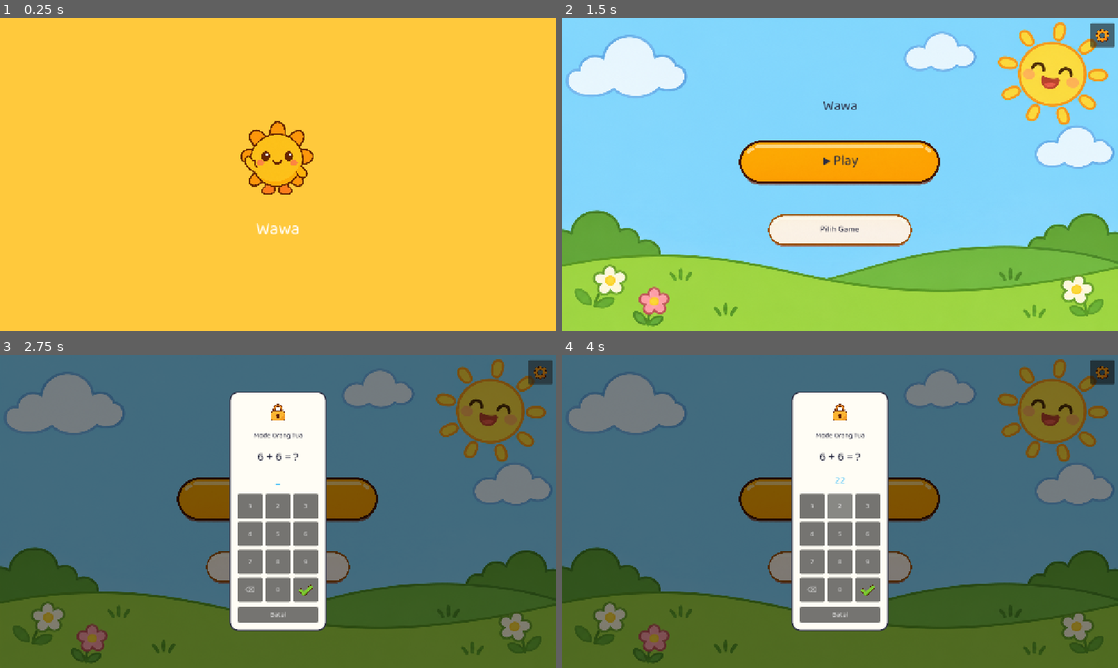
Above: before the commit, frames 1-4 (two rows, left to right).
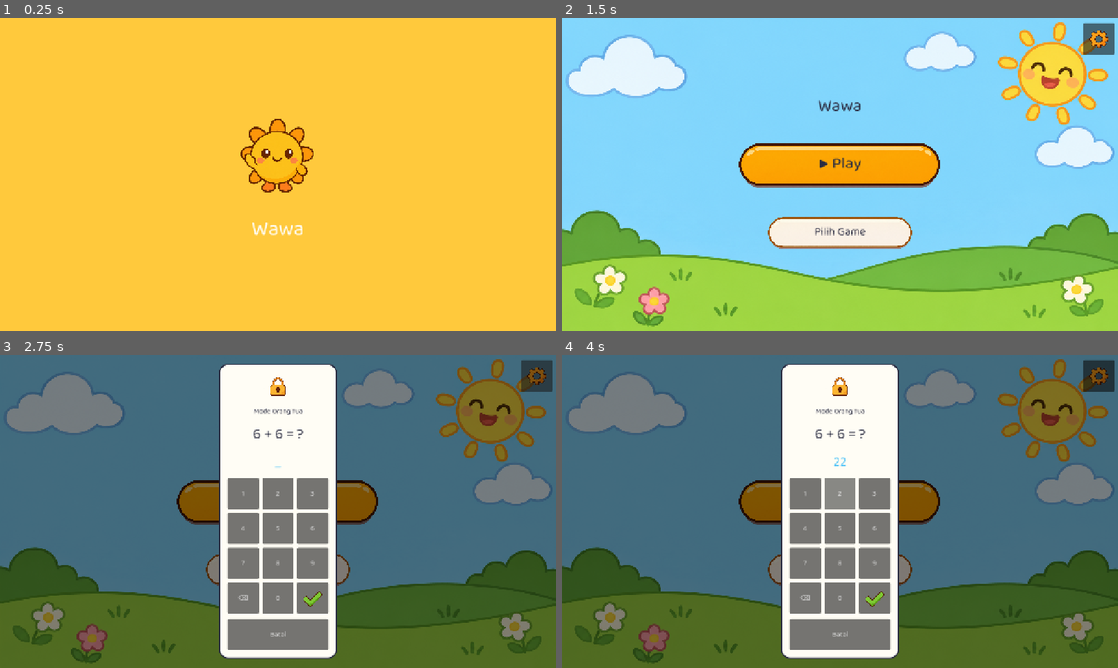
Above: after the commit, the same moments.

Repository: ptnusavisionmedia/game-balita
Game: Godot game, scene res://scenes/Splash.tscn
Two runs of this game, one before a commit and one after it. Both use one fixed random seed, a clock stepped at 60 frames per second and the inputs below.
Inputs (mouse positions are in pixels of both pictures, inside the frame that each line leads up to; where the layout moved, square brackets give the same spot in the first picture):
- Up to frame 1 (0.25 s): no input
- Up to frame 2 (1.5 s): tap Enter at 0.5 s
- Up to frame 3 (2.75 s): click (539, 376) [539, 373] at 2 s
- Up to frame 4 (4 s): click "▶ Play" at 2.75 s; click "▶ Play" at 3.5 s

The runs differ from the first frame. In frame 1, 1.1% of the frame differs, in the area x 43-57%, y 32-70%; in frame 2, 3.4%; in frame 3, 13%; in frame 4, 13%, in the area x 31-100%, y 1-98%.

Commit message:
feat: besarkan semua teks & tombol — balita tidak seharusnya baca teks kecil
- project.godot: theme/default_font_size=22 (baseline baru semua
  Label/Button yang sebelumnya diam-diam ~16px).
- Judul mini-game/Home/Splash/Settings/ParentGuide dinaikkan 28→34,
  32→40, 40→48. Label acuan warna/nama hewan 22-24→28.
- Tombol ikon darurat/gear 56x56→72x72 (+ hitung ulang offset anchor),
  tombol aksi teks (dengar suara/lihat jawaban/toggle suara/dll)
  56-64px→72px tinggi, keypad ParentalGateDialog 56x56→72x72, swatch
  warna mewarnai 56x56→64x64.
- parent_guide.gd: lebar wrap teks + font wrapped label + panel scroll
  dibesarkan biar muat teks yang lebih besar.

Semua ukuran tetap relatif ke base desain 1280x720 (stretch mode
canvas_items sudah ada sejak awal) — jadi tetap scale proporsional di
device apa pun, bukan ukuran tetap yang pecah di layar lain.

Co-Authored-By: Claude Sonnet 5 <noreply@anthropic.com>

Diff:
--- a/core/scripts/big_round_button.gd
+++ b/core/scripts/big_round_button.gd
@@ -11,7 +11,7 @@
 func _ready() -> void:
 	custom_minimum_size = Vector2(120, 120)
 	add_theme_color_override("font_color", Color.WHITE)
-	add_theme_font_size_override("font_size", 28)
+	add_theme_font_size_override("font_size", 34)
 
 	var style := StyleBoxFlat.new()
 	style.bg_color = accent_color
--- a/core/scripts/parental_gate_dialog.gd
+++ b/core/scripts/parental_gate_dialog.gd
@@ -65,7 +65,7 @@
 	if FileAccess.file_exists(lock_icon_path):
 		var lock_icon := TextureRect.new()
 		lock_icon.texture = load(lock_icon_path)
-		lock_icon.custom_minimum_size = Vector2(56, 56)
+		lock_icon.custom_minimum_size = Vector2(64, 64)
 		lock_icon.size_flags_horizontal = Control.SIZE_SHRINK_CENTER
 		# expand_mode = IGNORE_SIZE WAJIB — tanpa ini TextureRect melapor
 		# "minimum size"-nya = ukuran asli file (bisa 1024x1024), bukan
@@ -84,13 +84,13 @@
 
 	_question_label = Label.new()
 	_question_label.horizontal_alignment = HORIZONTAL_ALIGNMENT_CENTER
-	_question_label.add_theme_font_size_override("font_size", 28)
+	_question_label.add_theme_font_size_override("font_size", 34)
 	_question_label.add_theme_color_override("font_color", AppColors.INK)
 	vbox.add_child(_question_label)
 
 	_answer_label = Label.new()
 	_answer_label.horizontal_alignment = HORIZONTAL_ALIGNMENT_CENTER
-	_answer_label.add_theme_font_size_override("font_size", 24)
+	_answer_label.add_theme_font_size_override("font_size", 30)
 	_answer_label.add_theme_color_override("font_color", AppColors.ACCENT_ANGKA)
 	_answer_label.custom_minimum_size = Vector2(0, 36)
 	vbox.add_child(_answer_label)
@@ -109,6 +109,7 @@
 
 	var cancel_button := Button.new()
 	cancel_button.text = "Batal"
+	cancel_button.custom_minimum_size = Vector2(0, 72)
 	cancel_button.pressed.connect(func(): cancelled.emit())
 	vbox.add_child(cancel_button)
 
@@ -129,7 +130,7 @@
 func _make_digit_button(d: int) -> Button:
 	var button := Button.new()
 	button.text = str(d)
-	button.custom_minimum_size = Vector2(56, 56)
+	button.custom_minimum_size = Vector2(72, 72)
 	button.pressed.connect(_on_digit_pressed.bind(d))
 	return button
 
@@ -137,7 +138,7 @@
 func _make_backspace_button() -> Button:
 	var button := Button.new()
 	button.text = "⌫"
-	button.custom_minimum_size = Vector2(56, 56)
+	button.custom_minimum_size = Vector2(72, 72)
 	button.pressed.connect(_on_backspace_pressed)
 	return button
 
@@ -150,7 +151,7 @@
 		button.expand_icon = true
 	else:
 		button.text = "✓"
-	button.custom_minimum_size = Vector2(56, 56)
+	button.custom_minimum_size = Vector2(72, 72)
 	button.pressed.connect(_on_confirm_pressed)
 	return button
 
--- a/features/feature_angka/angka.gd
+++ b/features/feature_angka/angka.gd
@@ -40,7 +40,7 @@
 
 	var title := Label.new()
 	title.text = "Berhitung"
-	title.add_theme_font_size_override("font_size", 28)
+	title.add_theme_font_size_override("font_size", 34)
 	title.horizontal_alignment = HORIZONTAL_ALIGNMENT_CENTER
 	vbox.add_child(title)
 
@@ -50,7 +50,7 @@
 
 	var speak_button := Button.new()
 	speak_button.text = "🔊 Sebutkan"
-	speak_button.custom_minimum_size = Vector2(0, 56)
+	speak_button.custom_minimum_size = Vector2(0, 72)
 	speak_button.pressed.connect(_play_current_target_vo)
 	vbox.add_child(speak_button)
 
@@ -69,13 +69,13 @@
 func _add_home_button() -> void:
 	var home_button := Button.new()
 	_apply_home_icon(home_button)
-	home_button.custom_minimum_size = Vector2(56, 56)
+	home_button.custom_minimum_size = Vector2(72, 72)
 	home_button.anchor_left = 0.0
 	home_button.anchor_right = 0.0
 	home_button.offset_left = 8.0
-	home_button.offset_right = 64.0
+	home_button.offset_right = 80.0
 	home_button.offset_top = 12.0
-	home_button.offset_bottom = 68.0
+	home_button.offset_bottom = 84.0
 	home_button.pressed.connect(func(): GameFlow.go_home())
 	add_child(home_button)
 
--- a/features/feature_hewan/hewan.gd
+++ b/features/feature_hewan/hewan.gd
@@ -64,13 +64,13 @@
 func _add_home_button() -> void:
 	var home_button := Button.new()
 	_apply_home_icon(home_button)
-	home_button.custom_minimum_size = Vector2(56, 56)
+	home_button.custom_minimum_size = Vector2(72, 72)
 	home_button.anchor_left = 0.0
 	home_button.anchor_right = 0.0
 	home_button.offset_left = 8.0
-	home_button.offset_right = 64.0
+	home_button.offset_right = 80.0
 	home_button.offset_top = 12.0
-	home_button.offset_bottom = 68.0
+	home_button.offset_bottom = 84.0
 	home_button.pressed.connect(func(): GameFlow.go_home())
 	add_child(home_button)
 
@@ -107,13 +107,13 @@
 
 	var title := Label.new()
 	title.text = "Suara Siapa Ini?"
-	title.add_theme_font_size_override("font_size", 28)
+	title.add_theme_font_size_override("font_size", 34)
 	title.horizontal_alignment = HORIZONTAL_ALIGNMENT_CENTER
 	vbox.add_child(title)
 
 	var play_sound_button := Button.new()
 	play_sound_button.text = "🔊 Dengar Suaranya"
-	play_sound_button.custom_minimum_size = Vector2(0, 64)
+	play_sound_button.custom_minimum_size = Vector2(0, 72)
 	play_sound_button.pressed.connect(_play_current_target_sound)
 	vbox.add_child(play_sound_button)
 
@@ -215,7 +215,7 @@
 
 	var title := Label.new()
 	title.text = "Tebak Suara Hewan"
-	title.add_theme_font_size_override("font_size", 28)
+	title.add_theme_font_size_override("font_size", 34)
 	title.horizontal_alignment = HORIZONTAL_ALIGNMENT_CENTER
 	vbox.add_child(title)
 
@@ -241,7 +241,7 @@
 	vbox.add_child(_reveal_image)
 
 	_reveal_name = Label.new()
-	_reveal_name.add_theme_font_size_override("font_size", 24)
+	_reveal_name.add_theme_font_size_override("font_size", 28)
 	_reveal_name.horizontal_alignment = HORIZONTAL_ALIGNMENT_CENTER
 	vbox.add_child(_reveal_name)
 
@@ -252,7 +252,7 @@
 
 	var play_sound_button := Button.new()
 	play_sound_button.text = "🔊 Dengar Suaranya"
-	play_sound_button.custom_minimum_size = Vector2(0, 64)
+	play_sound_button.custom_minimum_size = Vector2(0, 72)
 	play_sound_button.pressed.connect(func():
 		var animal: Dictionary = _animals[_guided_order[_guided_index]]
 		SfxService.play(_load_sfx(animal.get("sfx", "")))
@@ -266,13 +266,13 @@
 		reveal_button.text = "Lihat Jawaban"
 	else:
 		reveal_button.text = "🔍 Lihat Jawaban"
-	reveal_button.custom_minimum_size = Vector2(0, 64)
+	reveal_button.custom_minimum_size = Vector2(0, 72)
 	reveal_button.pressed.connect(_on_reveal_pressed)
 	button_row.add_child(reveal_button)
 
 	var next_button := Button.new()
 	next_button.text = "Hewan Lain →"
-	next_button.custom_minimum_size = Vector2(0, 64)
+	next_button.custom_minimum_size = Vector2(0, 72)
 	next_button.pressed.connect(_on_next_animal_pressed)
 	vbox.add_child(next_button)
 
--- a/features/feature_mewarnai/mewarnai.gd
+++ b/features/feature_mewarnai/mewarnai.gd
@@ -57,7 +57,7 @@
 
 	var title := Label.new()
 	title.text = "Warnai %s" % picture.get("picture_name", "Gambar")
-	title.add_theme_font_size_override("font_size", 28)
+	title.add_theme_font_size_override("font_size", 34)
 	title.horizontal_alignment = HORIZONTAL_ALIGNMENT_CENTER
 	vbox.add_child(title)
 
@@ -149,7 +149,7 @@
 
 func _make_palette_swatch(color: Color) -> Button:
 	var swatch := Button.new()
-	swatch.custom_minimum_size = Vector2(56, 56)
+	swatch.custom_minimum_size = Vector2(64, 64)
 	var style := StyleBoxFlat.new()
 	style.bg_color = color
 	style.set_corner_radius_all(999)
@@ -189,13 +189,13 @@
 func _add_home_button() -> void:
 	var home_button := Button.new()
 	_apply_home_icon(home_button)
-	home_button.custom_minimum_size = Vector2(56, 56)
+	home_button.custom_minimum_size = Vector2(72, 72)
 	home_button.anchor_left = 0.0
 	home_button.anchor_right = 0.0
 	home_button.offset_left = 8.0
-	home_button.offset_right = 64.0
+	home_button.offset_right = 80.0
 	home_button.offset_top = 12.0
-	home_button.offset_bottom = 68.0
+	home_button.offset_bottom = 84.0
 	home_button.pressed.connect(func(): GameFlow.go_home())
 	add_child(home_button)
 
--- a/features/feature_musik/musik.gd
+++ b/features/feature_musik/musik.gd
@@ -47,7 +47,7 @@
 
 	var title := Label.new()
 	title.text = "Main Musik"
-	title.add_theme_font_size_override("font_size", 28)
+	title.add_theme_font_size_override("font_size", 34)
 	title.horizontal_alignment = HORIZONTAL_ALIGNMENT_CENTER
 	vbox.add_child(title)
 
@@ -75,13 +75,13 @@
 func _add_home_button() -> void:
 	var home_button := Button.new()
 	_apply_home_icon(home_button)
-	home_button.custom_minimum_size = Vector2(56, 56)
+	home_button.custom_minimum_size = Vector2(72, 72)
 	home_button.anchor_left = 0.0
 	home_button.anchor_right = 0.0
 	home_button.offset_left = 8.0
-	home_button.offset_right = 64.0
+	home_button.offset_right = 80.0
 	home_button.offset_top = 12.0
-	home_button.offset_bottom = 68.0
+	home_button.offset_bottom = 84.0
 	home_button.pressed.connect(func(): GameFlow.go_home())
 	add_child(home_button)
 
--- a/features/feature_puzzle/puzzle.gd
+++ b/features/feature_puzzle/puzzle.gd
@@ -47,7 +47,7 @@
 
 	var title := Label.new()
 	title.text = "Susun %s" % str(puzzle.get("picture_name", "Gambar"))
-	title.add_theme_font_size_override("font_size", 28)
+	title.add_theme_font_size_override("font_size", 34)
 	title.horizontal_alignment = HORIZONTAL_ALIGNMENT_CENTER
 	vbox.add_child(title)
 
@@ -187,13 +187,13 @@
 func _add_home_button() -> void:
 	var home_button := Button.new()
 	_apply_home_icon(home_button)
-	home_button.custom_minimum_size = Vector2(56, 56)
+	home_button.custom_minimum_size = Vector2(72, 72)
 	home_button.anchor_left = 0.0
 	home_button.anchor_right = 0.0
 	home_button.offset_left = 8.0
-	home_button.offset_right = 64.0
+	home_button.offset_right = 80.0
 	home_button.offset_top = 12.0
-	home_button.offset_bottom = 68.0
+	home_button.offset_bottom = 84.0
 	home_button.pressed.connect(func(): GameFlow.go_home())
 	add_child(home_button)
 
--- a/features/feature_warna/warna.gd
+++ b/features/feature_warna/warna.gd
@@ -42,7 +42,7 @@
 
 	var title := Label.new()
 	title.text = "Cari Warna yang Sama"
-	title.add_theme_font_size_override("font_size", 28)
+	title.add_theme_font_size_override("font_size", 34)
 	title.horizontal_alignment = HORIZONTAL_ALIGNMENT_CENTER
 	vbox.add_child(title)
 
@@ -54,7 +54,7 @@
 	vbox.add_child(_reference_circle)
 
 	_reference_label = Label.new()
-	_reference_label.add_theme_font_size_override("font_size", 22)
+	_reference_label.add_theme_font_size_override("font_size", 28)
 	_reference_label.horizontal_alignment = HORIZONTAL_ALIGNMENT_CENTER
 	vbox.add_child(_reference_label)
 
@@ -78,13 +78,13 @@
 func _add_home_button() -> void:
 	var home_button := Button.new()
 	_apply_home_icon(home_button)
-	home_button.custom_minimum_size = Vector2(56, 56)
+	home_button.custom_minimum_size = Vector2(72, 72)
 	home_button.anchor_left = 0.0
 	home_button.anchor_right = 0.0
 	home_button.offset_left = 8.0
-	home_button.offset_right = 64.0
+	home_button.offset_right = 80.0
 	home_button.offset_top = 12.0
-	home_button.offset_bottom = 68.0
+	home_button.offset_bottom = 84.0
 	home_button.pressed.connect(func(): GameFlow.go_home())
 	add_child(home_button)
 
--- a/project.godot
+++ b/project.godot
@@ -62,6 +62,15 @@
 ; yang terasa polos/tidak sesuai gaya game anak — dilaporkan user).
 theme/custom_font="res://core/assets/fonts/Baloo2.ttf"
 
+; Update 2026-11-22: user minta semua teks/tombol dibesarkan — balita
+; tidak seharusnya lihat teks kecil (ini app anak, bukan app dewasa).
+; `default_font_size` ini jadi baseline buat SEMUA Label/Button yang
+; TIDAK punya `add_theme_font_size_override` eksplisit di kode (sebelumnya
+; diam-diam pakai ukuran default Godot ~16px, kekecilan). Font size yang
+; sudah eksplisit di kode (judul 28→34 dkk) dibesarkan terpisah per file,
+; lihat obsidian-vault/Decisions Log.md.
+theme/default_font_size=22
+
 [autoload]
 
 ProgressRepository="*res://core/scripts/progress_repository.gd"
--- a/scenes/home.gd
+++ b/scenes/home.gd
@@ -24,7 +24,7 @@
 
 	var title := Label.new()
 	title.text = "Wawa"
-	title.add_theme_font_size_override("font_size", 32)
+	title.add_theme_font_size_override("font_size", 40)
 	title.add_theme_color_override("font_color", AppColors.INK)
 	title.horizontal_alignment = HORIZONTAL_ALIGNMENT_CENTER
 	vbox.add_child(title)
@@ -44,7 +44,7 @@
 	play_button.custom_minimum_size = Vector2(480, 160)
 	play_button.size_flags_horizontal = Control.SIZE_SHRINK_CENTER
 	play_button.text = "▶ Play"
-	play_button.add_theme_font_size_override("font_size", 32)
+	play_button.add_theme_font_size_override("font_size", 38)
 	_apply_ink_text_color(play_button)
 	_apply_texture_button_style(play_button, "res://core/assets/images/button_primary.png")
 	play_button.pressed.connect(_on_play_pressed)
@@ -54,7 +54,7 @@
 	choose_button.text = "Pilih Game"
 	choose_button.custom_minimum_size = Vector2(342, 114)  # rasio 3:1, sama persis gambar sumber
 	choose_button.size_flags_horizontal = Control.SIZE_SHRINK_CENTER
-	choose_button.add_theme_font_size_override("font_size", 20)
+	choose_button.add_theme_font_size_override("font_size", 26)
 	_apply_ink_text_color(choose_button)
 	_apply_texture_button_style(choose_button, "res://core/assets/images/button_secondary.png")
 	choose_button.pressed.connect(_on_toggle_grid)
@@ -78,13 +78,13 @@
 		settings_button.expand_icon = true
 	else:
 		settings_button.text = "⚙"
-	settings_button.custom_minimum_size = Vector2(56, 56)
+	settings_button.custom_minimum_size = Vector2(72, 72)
 	settings_button.anchor_left = 1.0
 	settings_button.anchor_right = 1.0
-	settings_button.offset_left = -64.0
+	settings_button.offset_left = -80.0
 	settings_button.offset_right = -8.0
 	settings_button.offset_top = 12.0
-	settings_button.offset_bottom = 68.0
+	settings_button.offset_bottom = 84.0
 	settings_button.pressed.connect(_open_settings)
 	add_child(settings_button)
 
--- a/scenes/parent_guide.gd
+++ b/scenes/parent_guide.gd
@@ -38,7 +38,7 @@
 	center.add_child(panel)
 
 	var scroll := ScrollContainer.new()
-	scroll.custom_minimum_size = Vector2(560, 520)
+	scroll.custom_minimum_size = Vector2(620, 560)
 	panel.add_child(scroll)
 
 	_content = VBoxContainer.new()
@@ -60,11 +60,11 @@
 		child.queue_free()
 
 
-func _add_wrapped_label(text: String, font_size: int = 16) -> void:
+func _add_wrapped_label(text: String, font_size: int = 20) -> void:
 	var label := Label.new()
 	label.text = text
 	label.autowrap_mode = TextServer.AUTOWRAP_WORD
-	label.custom_minimum_size = Vector2(480, 0)
+	label.custom_minimum_size = Vector2(520, 0)
 	label.add_theme_font_size_override("font_size", font_size)
 	_content.add_child(label)
 
@@ -74,7 +74,7 @@
 
 	var title := Label.new()
 	title.text = "Panduan Orang Tua"
-	title.add_theme_font_size_override("font_size", 26)
+	title.add_theme_font_size_override("font_size", 32)
 	title.horizontal_alignment = HORIZONTAL_ALIGNMENT_CENTER
 	_content.add_child(title)
 
@@ -83,7 +83,7 @@
 	for card in _cards:
 		var button := Button.new()
 		button.text = str(card.get("title", "?"))
-		button.custom_minimum_size = Vector2(0, 56)
+		button.custom_minimum_size = Vector2(0, 72)
 		var icon_path := "res://core/assets/images/parent_guide/panduan_%s.png" % str(card.get("kind", ""))
 		if FileAccess.file_exists(icon_path):
 			button.icon = load(icon_path)
@@ -92,11 +92,11 @@
 		button.pressed.connect(_render_detail.bind(card))
 		_content.add_child(button)
 
-	_add_wrapped_label("Catatan: tiap anak berkembang dengan laju berbeda. Kalau ada kekhawatiran, konsultasikan ke dokter anak.", 13)
+	_add_wrapped_label("Catatan: tiap anak berkembang dengan laju berbeda. Kalau ada kekhawatiran, konsultasikan ke dokter anak.", 16)
 
 	var back_button := Button.new()
 	back_button.text = "← Kembali ke Pengaturan"
-	back_button.custom_minimum_size = Vector2(0, 56)
+	back_button.custom_minimum_size = Vector2(0, 72)
 	back_button.pressed.connect(func(): GameFlow.goto_scene("res://scenes/Settings.tscn"))
 	_content.add_child(back_button)
 
@@ -106,7 +106,7 @@
 
 	var title := Label.new()
 	title.text = str(card.get("title", "?"))
-	title.add_theme_font_size_override("font_size", 24)
+	title.add_theme_font_size_override("font_size", 30)
 	title.horizontal_alignment = HORIZONTAL_ALIGNMENT_CENTER
 	_content.add_child(title)
 
@@ -124,12 +124,12 @@
 	if guided_scene != "":
 		var guided_button := Button.new()
 		guided_button.text = "▶ Mulai main bareng"
-		guided_button.custom_minimum_size = Vector2(0, 56)
+		guided_button.custom_minimum_size = Vector2(0, 72)
 		guided_button.pressed.connect(func(): GameFlow.start_guided_game(guided_scene))
 		_content.add_child(guided_button)
 
 	var back_button := Button.new()
 	back_button.text = "← Kembali ke daftar"
-	back_button.custom_minimum_size = Vector2(0, 56)
+	back_button.custom_minimum_size = Vector2(0, 72)
 	back_button.pressed.connect(_render_list)
 	_content.add_child(back_button)
--- a/scenes/settings.gd
+++ b/scenes/settings.gd
@@ -17,11 +17,11 @@
 
 	var title := Label.new()
 	title.text = "Pengaturan"
-	title.add_theme_font_size_override("font_size", 28)
+	title.add_theme_font_size_override("font_size", 34)
 	vbox.add_child(title)
 
 	_sound_button = Button.new()
-	_sound_button.custom_minimum_size = Vector2(0, 56)
+	_sound_button.custom_minimum_size = Vector2(0, 72)
 	_sound_button.toggle_mode = true
 	_sound_button.button_pressed = ProgressRepository.sound_enabled
 	_render_sound_button()
@@ -30,11 +30,13 @@
 
 	var parent_guide_button := Button.new()
 	parent_guide_button.text = "Panduan Orang Tua"
+	parent_guide_button.custom_minimum_size = Vector2(0, 72)
 	parent_guide_button.pressed.connect(func(): GameFlow.goto_scene("res://scenes/ParentGuide.tscn"))
 	vbox.add_child(parent_guide_button)
 
 	var back_button := Button.new()
 	back_button.text = "Kembali"
+	back_button.custom_minimum_size = Vector2(0, 72)
 	back_button.pressed.connect(func(): GameFlow.go_home())
 	vbox.add_child(back_button)
 
--- a/scenes/splash.gd
+++ b/scenes/splash.gd
@@ -36,7 +36,7 @@
 
 	var title := Label.new()
 	title.text = "Wawa"
-	title.add_theme_font_size_override("font_size", 40)
+	title.add_theme_font_size_override("font_size", 48)
 	title.add_theme_color_override("font_color", Color.WHITE)
 	title.horizontal_alignment = HORIZONTAL_ALIGNMENT_CENTER
 	vbox.add_child(title)
Not shown, changed: obsidian-vault/Decisions Log.md
